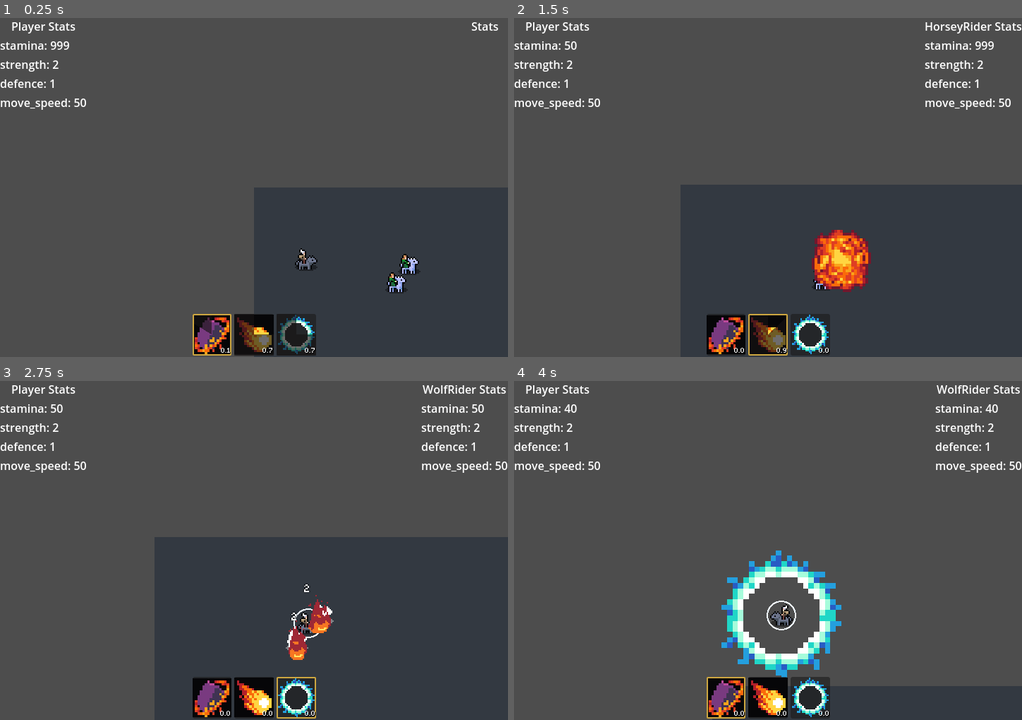
Above: before the commit, frames 1-4 (two rows, left to right).
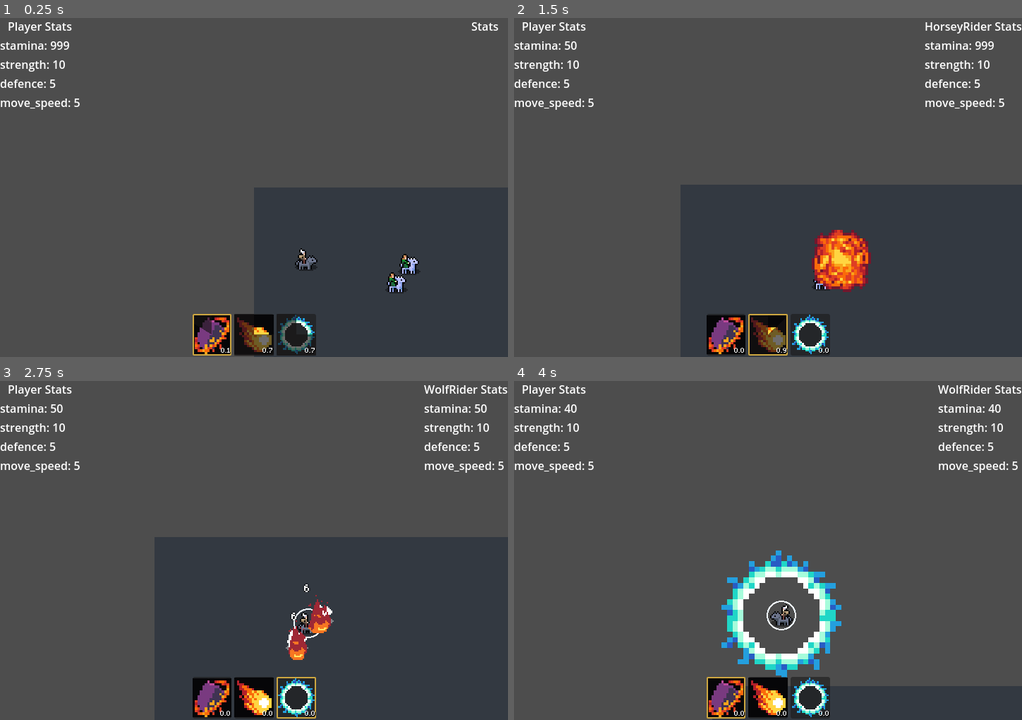
Above: after the commit, the same moments.

Repository: Snayff/not_quite_paradise4
Game: Godot game, scene res://world.tscn
The game is run twice, just before and just after one commit, with the same random seed, the same clock (stepped at 60 frames per second) and the same inputs. The engine's default icon, where the game draws it, is replaced by a stand-in: a white triangle on a blue panel in a dark square.
Inputs:
- Up to frame 1 (0.25 s): no input
- Up to frame 2 (1.5 s): hold D (move_right) 0.53-1.28 s; tap Tab (next_active) at 0.6 s; hold S (move_down) from 1.28 s (still down); tap Space (use_active) at 1.35 s
- Up to frame 3 (2.75 s): release S (move_down) at 2.03 s; hold D (move_right) from 2.03 s (still down); tap Tab (next_active) at 2.1 s
- Up to frame 4 (4 s): release D (move_right) at 2.78 s; hold W (move_up) 2.78-3.53 s; tap Space (use_active) at 2.85 s; hold A (move_left) from 3.53 s (still down); tap Tab (next_active) at 3.6 s

The runs differ from the first frame. In frame 1, 0.3% of the frame differs, in the area x 1-17%, y 1-27%; in frame 2, 0.3%; in frame 3, 1.4%, in the area x 1-100%, y 1-71%; in frame 4, 1.3%.

Commit message:
fixed apparent multiple applications of statmod
stats were using shared resources across actors, due to godot bug not respecting local_to_scene. duplicated array from editor.

Diff:
--- a/scenes/abcs/area_of_effect.gd
+++ b/scenes/abcs/area_of_effect.gd
@@ -81,7 +81,6 @@
 
 ## begin animation and check initial frame for application
 func _start() -> void:
-	print("aura started")
 	visible = true
 	play("default")
 	_check_frame_and_conditionally_enable()  # call now to account for application frame being 0
@@ -115,7 +114,6 @@
 
 ## queue_free
 func _cleanup() -> void:
-	print("aura cleanup")
 	queue_free()
 
 
--- a/scenes/abcs/aura.gd
+++ b/scenes/abcs/aura.gd
@@ -31,20 +31,6 @@
 
 
 #region FUNCS
-func _ready() -> void:
-	super._ready()
-
-	# correct the signal calls we want to be different for aura
-	# disconnect and connect to restart instead
-	#if animation_looped.is_connected(_cleanup):
-		#animation_looped.disconnect(_cleanup)
-	#if animation_finished.is_connected(_cleanup):
-		#animation_finished.disconnect(_cleanup)
-	#animation_looped.connect(_restart)
-	#animation_finished.connect(_restart)
-#
-	#_lifetime_timer.timeout.connect(_cleanup)
-
 func setup(
 	new_position: Vector2,
 	team: Constants.TEAM,
@@ -67,7 +53,6 @@
 	_lifetime = lifetime
 	super.setup(new_position, team, valid_effect_option, size)
 	_lifetime_timer.start(_lifetime)
-	print("aura started lifetime countdown at ", lifetime)
 
 func _process(_delta: float) -> void:
 	if _target is CombatActor:
@@ -79,7 +64,6 @@
 
 ## restart the process, i.e. loop, after the delay
 func _restart() -> void:
-	print("aura restarted")
 	stop()
 	visible = false
 
--- a/scenes/abcs/combat_active.gd
+++ b/scenes/abcs/combat_active.gd
@@ -217,12 +217,9 @@
 		target_ = target_actor
 
 	var aura: Aura = _scene_spawner.spawn_scene(target_.global_position)
-	print("aura created")
 	aura.setup(aura.global_position, _allegiance.team, _valid_effect_option, _delivery_radius, _aura_lifetime)
-	print("aura setup")
 	aura.hit_valid_targets.connect(_effect_chain.on_hit_multiple)
 	aura.attach_to_target(target_)
-	print("aura attached to target: ", target_.name)
 
 	return aura
 
--- a/scenes/abcs/combat_actor.tscn
+++ b/scenes/abcs/combat_actor.tscn
@@ -33,28 +33,28 @@
 "speed": 5.0
 }]
 
-[sub_resource type="Resource" id="Resource_kjvk0"]
+[sub_resource type="Resource" id="Resource_c051k"]
 resource_local_to_scene = true
 resource_name = "Strength"
 script = ExtResource("13_hojhi")
 type = 0
-base_value = 2.0
+base_value = 10.0
 
-[sub_resource type="Resource" id="Resource_bkv5u"]
+[sub_resource type="Resource" id="Resource_bo738"]
 resource_local_to_scene = true
 resource_name = "Defence"
 script = ExtResource("13_hojhi")
 type = 1
-base_value = 1.0
+base_value = 5.0
 
-[sub_resource type="Resource" id="Resource_yudnl"]
+[sub_resource type="Resource" id="Resource_77y4s"]
 resource_local_to_scene = true
 resource_name = "Move Speed"
 script = ExtResource("13_hojhi")
 type = 2
-base_value = 50.0
+base_value = 5.0
 
-[sub_resource type="Resource" id="Resource_qcel0"]
+[sub_resource type="Resource" id="Resource_palvk"]
 resource_local_to_scene = true
 resource_name = "Health"
 script = ExtResource("15_suttt")
@@ -141,7 +141,7 @@
 [node name="StatsContainer" type="Node" parent="."]
 unique_name_in_owner = true
 script = ExtResource("12_dnaiq")
-_stats = Array[ExtResource("13_hojhi")]([SubResource("Resource_kjvk0"), SubResource("Resource_bkv5u"), SubResource("Resource_yudnl")])
+_editor_stats = Array[ExtResource("13_hojhi")]([SubResource("Resource_c051k"), SubResource("Resource_bo738"), SubResource("Resource_77y4s")])
 
 [node name="BoonsBanesContainer" type="Node" parent="." node_paths=PackedStringArray("_root", "_death_trigger")]
 unique_name_in_owner = true
--- a/scenes/combat_actives/icy_aura_effect_chain.gd
+++ b/scenes/combat_actives/icy_aura_effect_chain.gd
@@ -30,15 +30,10 @@
 #region FUNCS
 
 func on_hit(hurtbox: HurtboxComponent) -> void:
-
-	print("aura hit: ", hurtbox.root.name)
-
-
 	# apply boon_bane
 	if not hurtbox.root.boons_banes is BoonsBanesContainerComponent:
 		return
 	var chilled = Chilled.new(_caster)
-	print("aura applied chilled")
 	hurtbox.root.boons_banes.add_boon_bane(chilled)
 
 
--- a/scenes/combat_actors/horsey_rider.tscn
+++ b/scenes/combat_actors/horsey_rider.tscn
@@ -43,26 +43,26 @@
 [sub_resource type="CircleShape2D" id="CircleShape2D_346nu"]
 radius = 7.0
 
-[sub_resource type="Resource" id="Resource_hkk0t"]
+[sub_resource type="Resource" id="Resource_c051k"]
 resource_local_to_scene = true
 resource_name = "Strength"
 script = ExtResource("8_xjwvb")
 type = 0
-base_value = 2.0
+base_value = 10.0
 
-[sub_resource type="Resource" id="Resource_er32g"]
+[sub_resource type="Resource" id="Resource_bo738"]
 resource_local_to_scene = true
 resource_name = "Defence"
 script = ExtResource("8_xjwvb")
 type = 1
-base_value = 1.0
+base_value = 5.0
 
-[sub_resource type="Resource" id="Resource_hcupx"]
+[sub_resource type="Resource" id="Resource_77y4s"]
 resource_local_to_scene = true
 resource_name = "Move Speed"
 script = ExtResource("8_xjwvb")
 type = 2
-base_value = 50.0
+base_value = 5.0
 
 [sub_resource type="Resource" id="Resource_8sonu"]
 resource_local_to_scene = true
@@ -105,7 +105,7 @@
 position = Vector2(0, -8)
 
 [node name="StatsContainer" parent="." index="11"]
-_stats = Array[ExtResource("8_xjwvb")]([SubResource("Resource_hkk0t"), SubResource("Resource_er32g"), SubResource("Resource_hcupx")])
+_editor_stats = Array[ExtResource("8_xjwvb")]([SubResource("Resource_c051k"), SubResource("Resource_bo738"), SubResource("Resource_77y4s")])
 
 [node name="SupplyContainer" parent="." index="13"]
 _editor_supplies = Array[ExtResource("8_iiiq1")]([SubResource("Resource_8sonu"), SubResource("Resource_tv478")])
--- a/scenes/combat_actors/wolf_rider.tscn
+++ b/scenes/combat_actors/wolf_rider.tscn
@@ -45,26 +45,26 @@
 [sub_resource type="CircleShape2D" id="CircleShape2D_3e800"]
 radius = 7.0
 
-[sub_resource type="Resource" id="Resource_uul7b"]
+[sub_resource type="Resource" id="Resource_c051k"]
 resource_local_to_scene = true
 resource_name = "Strength"
 script = ExtResource("9_nf076")
 type = 0
-base_value = 2.0
+base_value = 10.0
 
-[sub_resource type="Resource" id="Resource_26qwx"]
+[sub_resource type="Resource" id="Resource_bo738"]
 resource_local_to_scene = true
 resource_name = "Defence"
 script = ExtResource("9_nf076")
 type = 1
-base_value = 1.0
+base_value = 5.0
 
-[sub_resource type="Resource" id="Resource_uxgd2"]
+[sub_resource type="Resource" id="Resource_77y4s"]
 resource_local_to_scene = true
 resource_name = "Move Speed"
 script = ExtResource("9_nf076")
 type = 2
-base_value = 50.0
+base_value = 5.0
 
 [sub_resource type="Resource" id="Resource_cbp4c"]
 resource_local_to_scene = true
@@ -99,7 +99,7 @@
 shape = SubResource("CircleShape2D_3e800")
 
 [node name="StatsContainer" parent="." index="11"]
-_stats = Array[ExtResource("9_nf076")]([SubResource("Resource_uul7b"), SubResource("Resource_26qwx"), SubResource("Resource_uxgd2")])
+_editor_stats = Array[ExtResource("9_nf076")]([SubResource("Resource_c051k"), SubResource("Resource_bo738"), SubResource("Resource_77y4s")])
 
 [node name="SupplyContainer" parent="." index="13"]
 _editor_supplies = Array[ExtResource("9_r5a4j")]([SubResource("Resource_cbp4c"), SubResource("Resource_e7uei")])
--- a/scripts/abcs/boon_bane.gd
+++ b/scripts/abcs/boon_bane.gd
@@ -20,7 +20,7 @@
 # @export var
 @export_group("Definition")
 @export var f_name: String = "placeholder name"  ## the friendly name
-@export var _icon: Texture2D  ## icon to show identify the boon_bane
+@export var _icon: Texture2D  ## icon to show identify the boon_bane  # NOTE: Not yet used
 @export_group("Application")
 @export var trigger: Constants.TRIGGER  ## the thing that causes the boonbane to apply
 @export var _duration_type: Constants.DURATION_TYPE  ## how the lifetime of the boonbane is determined
@@ -85,7 +85,7 @@
 
 ## @virtual where the effects are created and defined.
 func _configure_behaviour() -> void:
-	pass
+	push_error("BoonBane: `_configure_behaviour` called directly, but is virtual. Must be overriden by child." )
 
 ## apply the effect to the target. called on trigger. must be defined in subclass and super called.
 ##
--- a/scripts/abcs/effect.gd
+++ b/scripts/abcs/effect.gd
@@ -38,12 +38,12 @@
 ## @virtual. apply the effect to the target
 @warning_ignore("unused_parameter")  # virtual, so wont be used
 func apply(target: CombatActor) -> void:
-	pass
+	push_error("Effect: `apply` called directly, but is virtual. Must be overriden by child." )
 
 ## @virtual. clean up any lingering traces of the effect, such as removing stat mods
 @warning_ignore("unused_parameter")  # virtual, so wont be used
 func reverse_application(target: CombatActor) -> void:
-	pass
+	push_error("Effect: `reverse_application` called directly, but is virtual. Must be overriden by child." )
 
 ## finish and clean up
 func terminate() -> void:
--- a/scripts/abcs/effect_chain.gd
+++ b/scripts/abcs/effect_chain.gd
@@ -74,7 +74,7 @@
 ## @virtual. process effects triggered by on_hit.
 @warning_ignore("unused_parameter")  # virtual, so wont be used
 func on_hit(hurtbox: HurtboxComponent) -> void:
-	pass
+	push_error("EffectChain: `on_hit` called directly, but is virtual. Must be overriden by child." )
 
 ## acts as a wrapper for processing multiple `on_hit` calls at once.
 ##
--- a/scripts/components/functionals/boons_banes_container.gd
+++ b/scripts/components/functionals/boons_banes_container.gd
@@ -29,6 +29,7 @@
 	set(value):
 		push_warning("BoonsBanesContainerComponent: Can't set _all_boon_banes directly.")
 	get:
+		# TODO: use a dirty flag to prevent rebuilding unnecessarily
 		var all: Array[BoonBane] = []
 		for boon_bane_array in _boons_banes.values():
 			for boon_bane in boon_bane_array:
@@ -76,7 +77,7 @@
 			_death_trigger.died.connect(boon_bane.activate)
 
 		Constants.TRIGGER.on_hit_received:
-			# TODO: add
+			# TODO: implement
 			pass
 
 		Constants.TRIGGER.on_application:
@@ -87,6 +88,13 @@
 			# handled within boon_bane by timer
 			pass
 
+		_:
+			push_error(
+				"BoonsBanesContainerComponent: `_link_signals_to_triggers` given a trigger (",
+				Utility.get_enum_name(Constants.TRIGGER, boon_bane.trigger),
+				") that we don't know how to handle."
+			)
+
 func get_all_boon_banes() -> Array[BoonBane]:
 	return _all_boon_banes
 
--- a/scripts/components/functionals/stat_container.gd
+++ b/scripts/components/functionals/stat_container.gd
@@ -19,19 +19,25 @@
 # @export var
 #
 @export_group("Details")
-@export var _stats: Array[StatData]  ## a unique list of all the stats
+@export var _editor_stats: Array[StatData]  ## this is a wrapper for _stats, due to godot's issue with arrays always sharing resources.
 #endregion
 
 
 #region VARS
-
+var _stats: Array[StatData]  ## a unique list of all the stats copied from _editor_stats on _ready.
 #endregion
 
 
 #region FUNCS
 
 func _ready() -> void:
+	_duplicate_editor_resource_arrays()
 	_check_for_duplicates()
+
+## duplicate all supplies in _editor_supplies to _supplies
+func _duplicate_editor_resource_arrays() -> void:
+	for stat in _editor_stats:
+		_stats.append(stat.duplicate(true))
 
 ## check the _stats for multiple of the same stat and generate an error if there is a duplicate
 func _check_for_duplicates() -> void:
@@ -60,6 +66,9 @@
 		push_error("StatsContainerComponent: stat_type (", Utility.get_enum_name(Constants.STAT_TYPE, stat_type), ") not recognised.")
 	stat.add_mod(mod)
 
+	# keep for debugging
+	# print("mod added to ", Utility.get_enum_name(Constants.STAT_TYPE, stat_type), ". ID: ", stat)
+
 func remove_mod(stat_type: Constants.STAT_TYPE, mod: StatModData) -> void:
 	var stat = get_stat(stat_type)
 	stat.remove_mod(mod)
--- a/scripts/components/functionals/supply_container.gd
+++ b/scripts/components/functionals/supply_container.gd
@@ -30,7 +30,7 @@
 
 #region FUNCS
 func _ready() -> void:
-	_duplicate_supplies_array()
+	_duplicate_editor_resource_arrays()
 
 	_check_all_unique()
 
@@ -40,7 +40,7 @@
 	_regen_timer.timeout.connect(_apply_regen_to_all_supplies)
 
 ## duplicate all supplies in _editor_supplies to _supplies
-func _duplicate_supplies_array() -> void:
+func _duplicate_editor_resource_arrays() -> void:
 	for supply in _editor_supplies:
 		_supplies.append(supply.duplicate(true))
 
--- a/scripts/dataclasses/stat.gd
+++ b/scripts/dataclasses/stat.gd
@@ -69,11 +69,15 @@
 
 ## add a new modifier to the stat
 func add_mod(mod: StatModData) -> void:
-	print(Utility.get_enum_name(Constants.STAT_TYPE, type), "'s pre mod value: ", value)
+	# keep for debugging
+	# print(Utility.get_enum_name(Constants.STAT_TYPE, type), "'s pre mod value: ", value)
+
 	_modifiers.append(mod)
 	modifier_added.emit()
 	_is_dirty = true
-	print(Utility.get_enum_name(Constants.STAT_TYPE, type), "'s post mod value: ", value)
+
+	# keep for debugging
+	#print(Utility.get_enum_name(Constants.STAT_TYPE, type), "'s post mod value: ", value)
 
 ## remove an existing modifier from the stat
 func remove_mod(mod: StatModData) -> void:
Not shown: 2 places in scenes/abcs/combat_actor.tscn that only renumber resources
